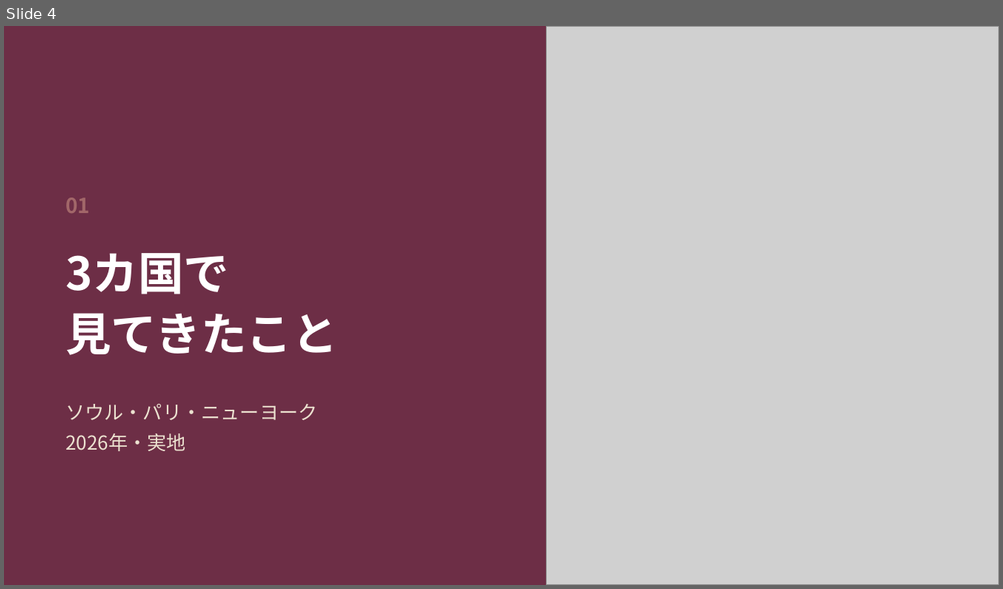
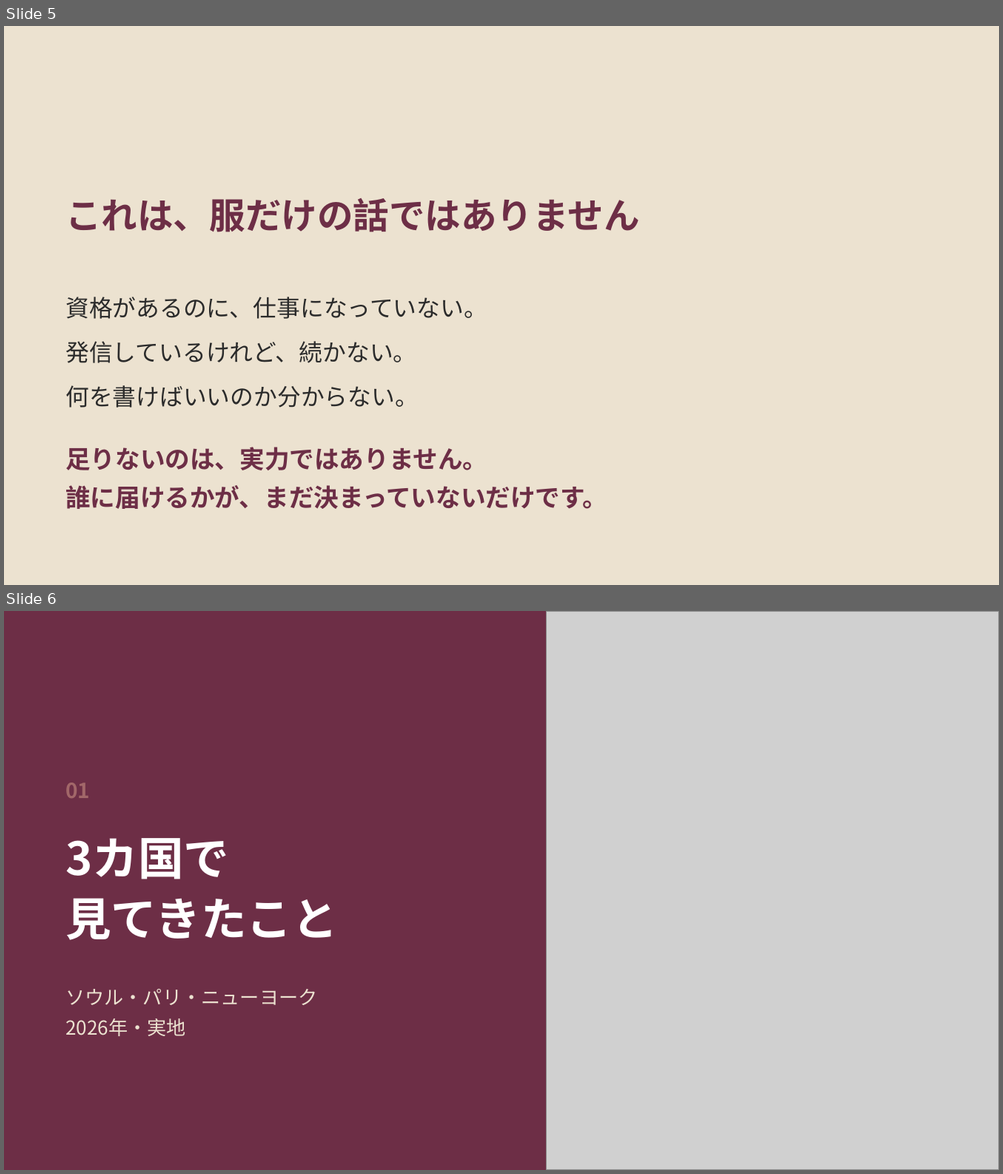
Before and after one commit to fashio17/potential-lamp, a slide deck: 運用/スライド/説明会_20260916.pptx. Shown one above the other, each under a label of ours: slide 4 before the commit, slides 5 and 6 after it. The pictures are 1003x589 and 1003x1174 pixels, drawn with LibreOffice and Linux fonts; fonts in the diff are those of the drawing; grey boxes stand for pictures. Boxes give left, top, right and bottom in pixels: in the first picture for what was removed or moved away, otherwise in the second. Text is boxed around its words. In the diff, an @@ line names an element or a change of style, - is before the commit and + after.

```diff
--- a/運用/スライド/説明会_20260916.pptx
+++ b/運用/スライド/説明会_20260916.pptx
@@ slide 5 added at bbox=[4, 26, 999, 585], background #ECE2D0 @@
@@ text added at bbox=[65, 198, 639, 232], 26 pt, text #6D2E46, bold @@
+これは、服だけの話ではありません
@@ text added at bbox=[65, 297, 487, 408], 17 pt, text #2B2B2B @@
+資格があるのに、仕事になっていない。
+発信しているけれど、続かない。
+何を書けばいいのか分からない。
@@ text added at bbox=[65, 447, 607, 509], 18 pt, text #6D2E46, bold @@
+足りないのは、実力ではありません。
+誰に届けるかが、まだ決まっていないだけです。
@@ what was slide 4 is now slide 6 @@
```
Also in this commit, not shown: 3 slides changed, 1 other slide added, 2 other files.
